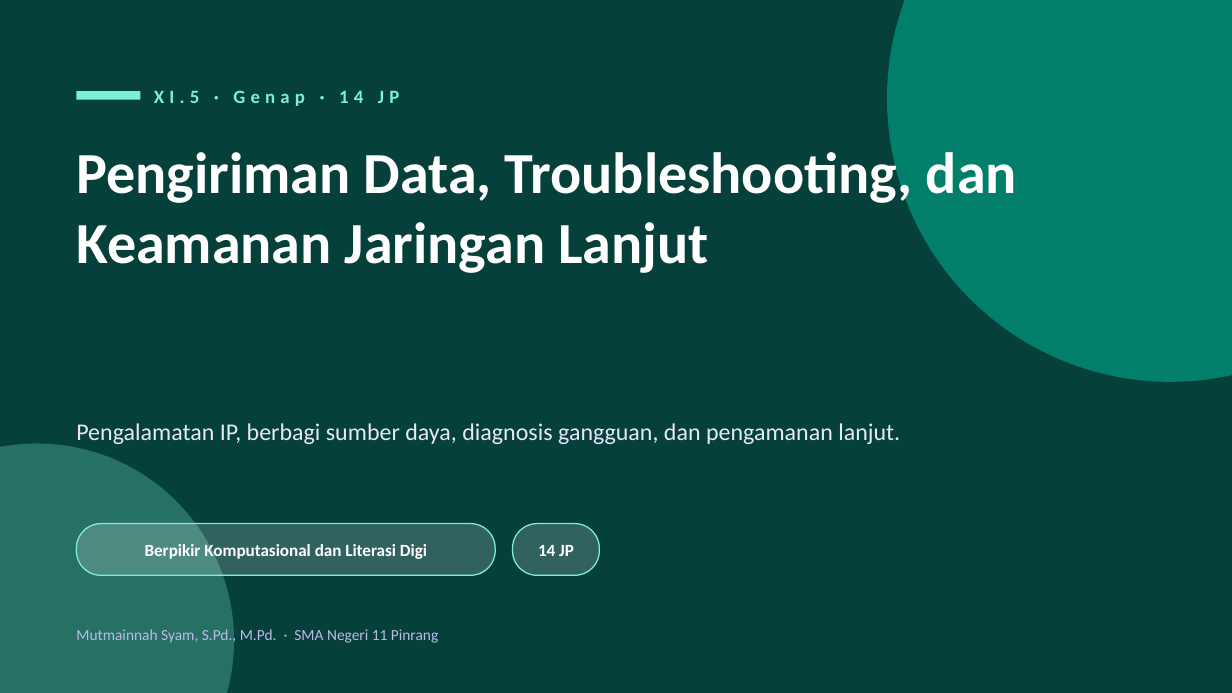
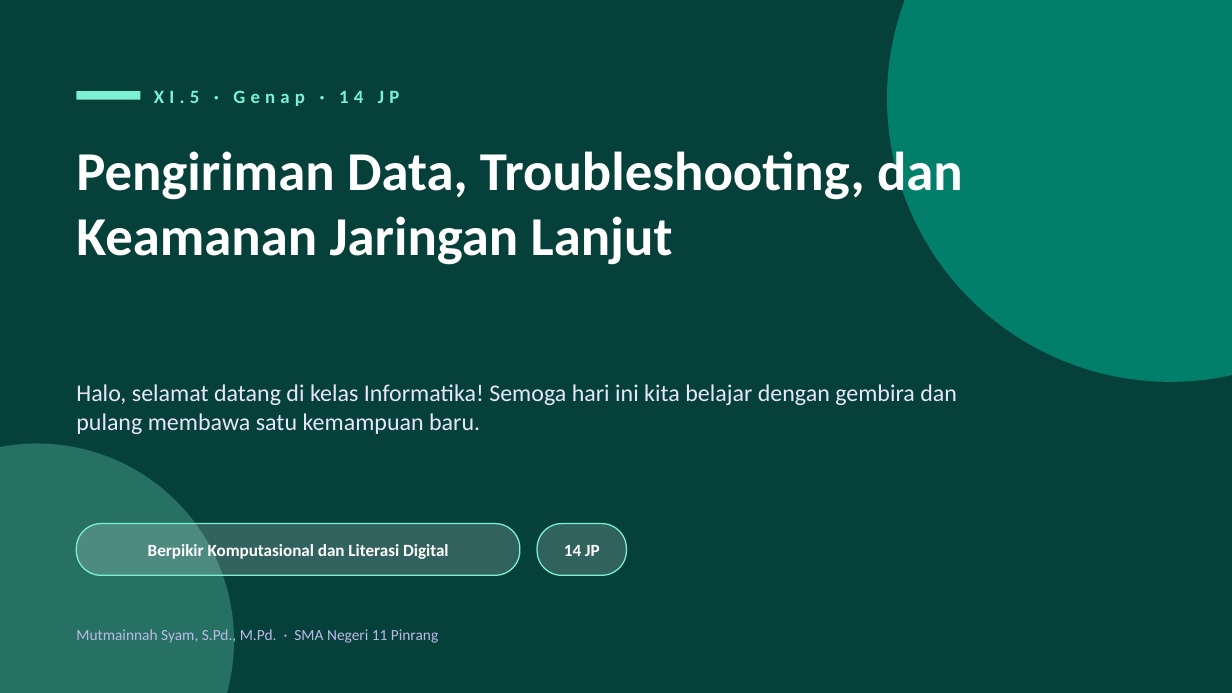
Before and after one commit to idayahinna-afk/tik, a slide deck: slide 70 of Slide Informatika Kelas XI - SMAN 11 Pinrang.pptx (slide 38 before the commit). Drawn at 1232x693 pixels with LibreOffice and Linux fonts; fonts in the diff are those of the drawing. Boxes give left, top, right and bottom in pixels: in the first picture for what was removed or moved away, otherwise in the second. Text is boxed around its words. In the diff, an @@ line names an element or a change of style, - is before the commit and + after.

```diff
--- a/Slide Informatika Kelas XI - SMAN 11 Pinrang.pptx
+++ b/Slide Informatika Kelas XI - SMAN 11 Pinrang.pptx
@@ text "Pengiriman Data, Troubleshooting, dan Keamanan ..." at box(76, 144, 963, 265): size 34 to 32 pt @@
@@ text at box(76, 384, 957, 434): text changed @@
-Pengalamatan IP, berbagi sumber daya, diagnosis gangguan, dan pengamanan lanjut.
+Halo, selamat datang di kelas Informatika! Semoga hari ini kita belajar dengan gembira dan pulang membawa satu kemampuan baru.
@@ rounded rectangle: place and size @@
-rounded rectangle at box(76, 524, 495, 575)
+rounded rectangle at box(76, 524, 520, 575)
@@ text "14 JP": place and size @@
-text "14 JP" at box(538, 545, 574, 556)
+text "14 JP" at box(564, 545, 600, 556)
@@ rounded rectangle: place and size @@
-rounded rectangle at box(513, 524, 599, 575)
+rounded rectangle at box(537, 524, 626, 575)
@@ text at box(148, 544, 449, 559): text changed @@
-Berpikir Komputasional dan Literasi Digi
+Berpikir Komputasional dan Literasi Digital
```
Also in this commit, not shown: 49 other slides changed, 54 slides added, 6 slides removed, 3 other files.
